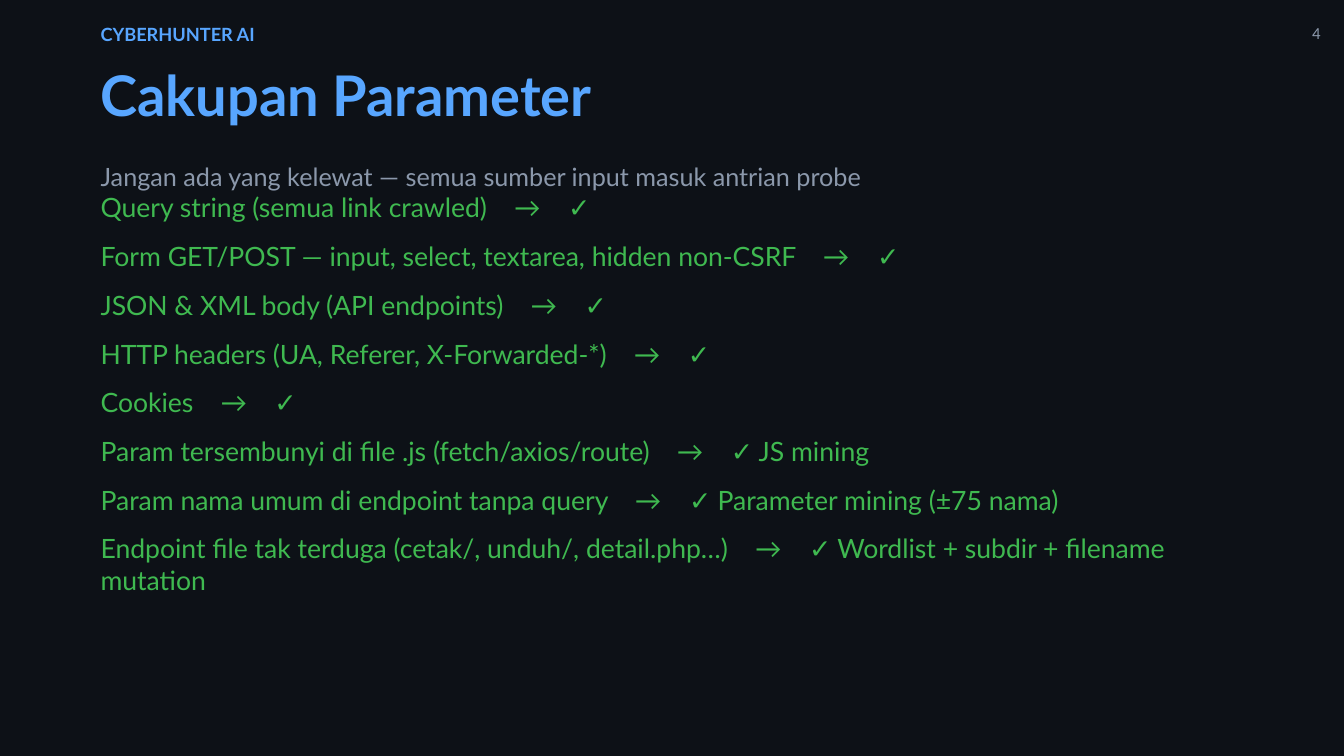
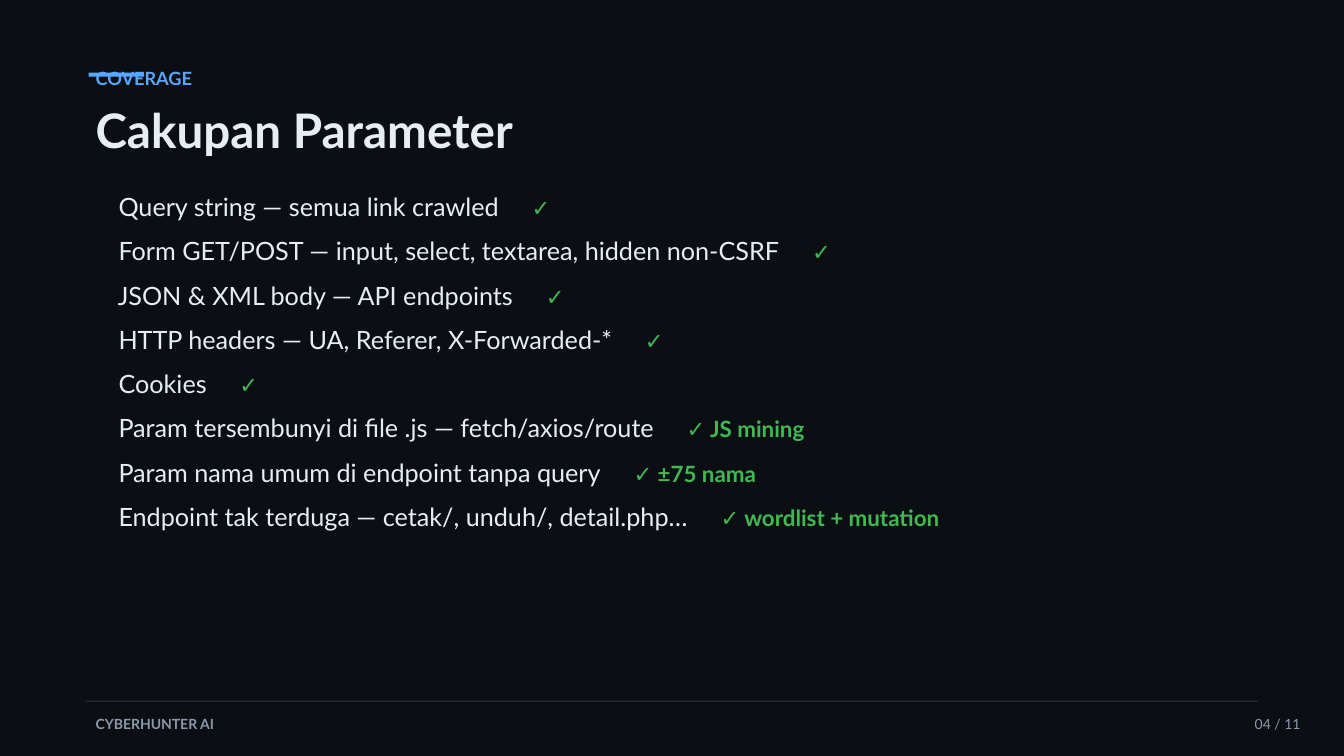
Before and after one commit to nastainannas/cyberhunter-ai, a slide deck: slide 4 of submission-assets/cyberhunter-slides.pptx. Drawn at 1344x756 pixels with LibreOffice and Linux fonts; fonts in the diff are those of the drawing. Boxes give left, top, right and bottom in pixels: in the first picture for what was removed or moved away, otherwise in the second. Text is boxed around its words. In the diff, an @@ line names an element or a change of style, - is before the commit and + after.

```diff
--- a/submission-assets/cyberhunter-slides.pptx
+++ b/submission-assets/cyberhunter-slides.pptx
@@ background #0D1117 to #0B0F14 @@
@@ text removed at (1312, 28, 1320, 39) @@
-4
@@ rectangle added at (89, 73, 144, 77), fill #58A6FF @@
@@ text added at (96, 71, 193, 85), 13 pt, text #58A6FF, bold @@
+COVERAGE
@@ text "Cakupan Parameter": place and size @@
-text "Cakupan Parameter" at (101, 74, 592, 126)
+text "Cakupan Parameter" at (96, 112, 513, 156)
@@ text "Cakupan Parameter" at (96, 112, 513, 156): size 40 to 34 pt, text colour #58A6FF to #E6EDF3 @@
@@ text removed at (101, 167, 860, 190) @@
-Jangan ada yang kelewat — semua sumber input masuk antrian probe
@@ text at (118, 197, 940, 530): text changed; size 19 to 18 pt; text colour #3FB950 to #E6EDF3 @@
-Query string (semua link crawled) → ✓
-Form GET/POST — input, select, textarea, hidden non-CSRF → ✓
-JSON & XML body (API endpoints) → ✓
-HTTP headers (UA, Referer, X-Forwarded-*) → ✓
-Cookies → ✓
-Param tersembunyi di file .js (fetch/axios/route) → ✓ JS mining
-Param nama umum di endpoint tanpa query → ✓ Parameter mining (±75 nama)
-Endpoint file tak terduga (cetak/, unduh/, detail.php…) → ✓ Wordlist + subdir + filename mutation
+Query string — semua link crawled ✓
+Form GET/POST — input, select, textarea, hidden non-CSRF ✓
+JSON & XML body — API endpoints ✓
+HTTP headers — UA, Referer, X-Forwarded-* ✓
+Cookies ✓
+Param tersembunyi di file .js — fetch/axios/route ✓ JS mining
+Param nama umum di endpoint tanpa query ✓ ±75 nama
+Endpoint tak terduga — cetak/, unduh/, detail.php… ✓ wordlist + mutation
@@ text "CYBERHUNTER AI": place and size @@
-text "CYBERHUNTER AI" at (101, 27, 255, 41)
+text "CYBERHUNTER AI" at (96, 719, 214, 729)
@@ text "CYBERHUNTER AI" at (96, 719, 214, 729): size 13 to 10 pt, text colour #58A6FF to #8B98AB; less space between paragraphs @@
@@ rectangle added at (86, 701, 1258, 702), fill #2A3544 @@
@@ text added at (1255, 719, 1300, 729), 10 pt, text #8B98AB @@
+04 / 11
```
Also in this commit, not shown: 9 other slides changed, 1 slide added, 1 other file.
